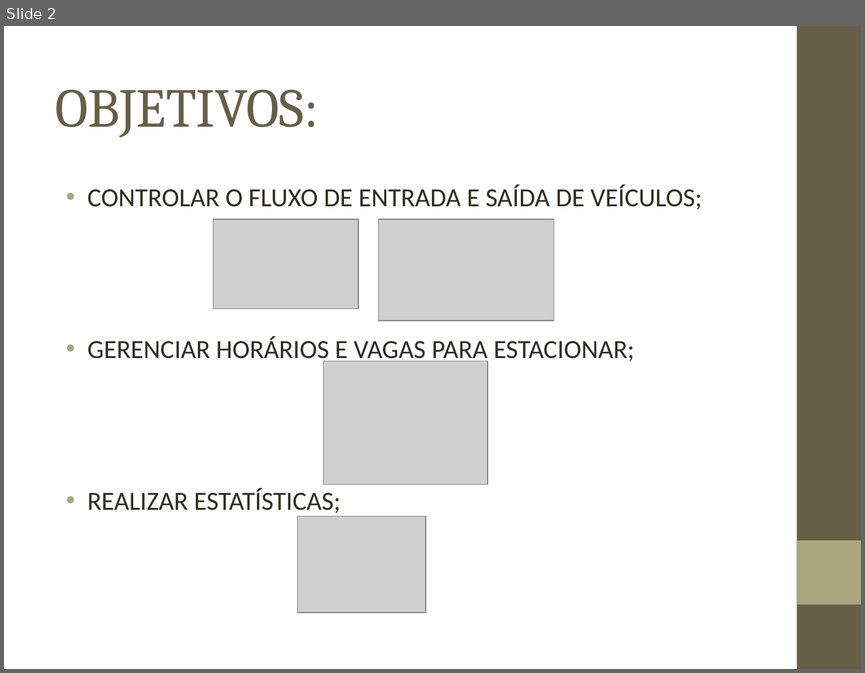
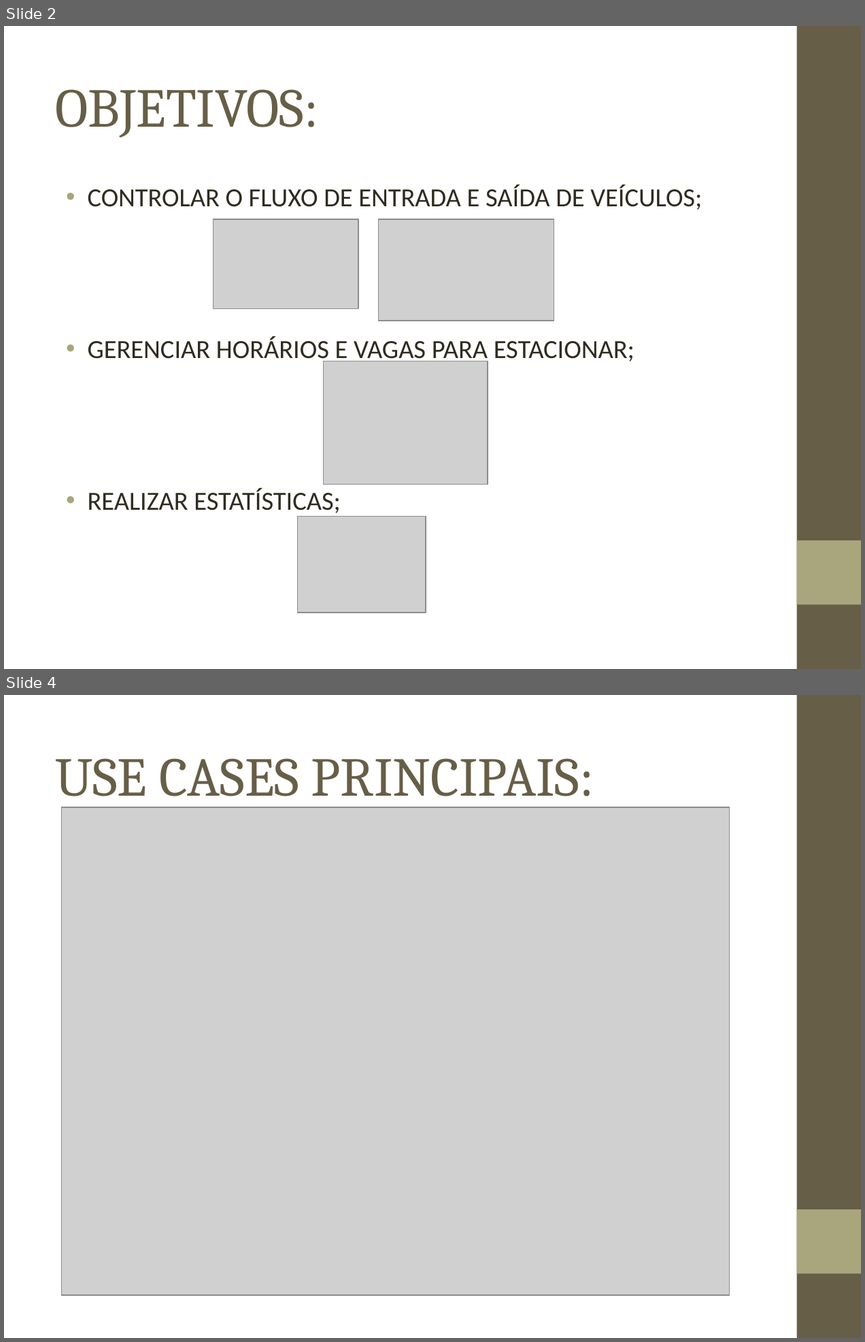
Before and after one commit to toretoh7/estaciona-facil, a slide deck: Slides - Projeto EstacionaFacil/Projeto Estaciona Fácil.ppt. Shown one above the other, each under a label of ours: slide 2 before the commit, slides 2 and 4 after it; the slides between them are not shown. The pictures are 865x673 and 865x1342 pixels, drawn with LibreOffice and Linux fonts; fonts in the diff are those of the drawing; grey boxes stand for pictures; background and template pictures are left out. Boxes give left, top, right and bottom in pixels: in the first picture for what was removed or moved away, otherwise in the second. Text is boxed around its words. In the diff, an @@ line names an element or a change of style, - is before the commit and + after.

```diff
--- a/Slides - Projeto EstacionaFacil/Projeto Estaciona Fácil.ppt
+++ b/Slides - Projeto EstacionaFacil/Projeto Estaciona Fácil.ppt
@@ slide 4 added at <box>4,695,861,1338</box>, background picture (left out); not listed: 2 template elements that a slide beside it also shows @@
@@ title added at <box>56,758,594,808</box>, 46 pt, text #675E47 @@
+USE CASES PRINCIPAIS:
@@ picture added at <box>61,807,730,1295</box> @@
```
Also in this commit, not shown: 6 other slides added, 1 slide removed, 17 other files.
